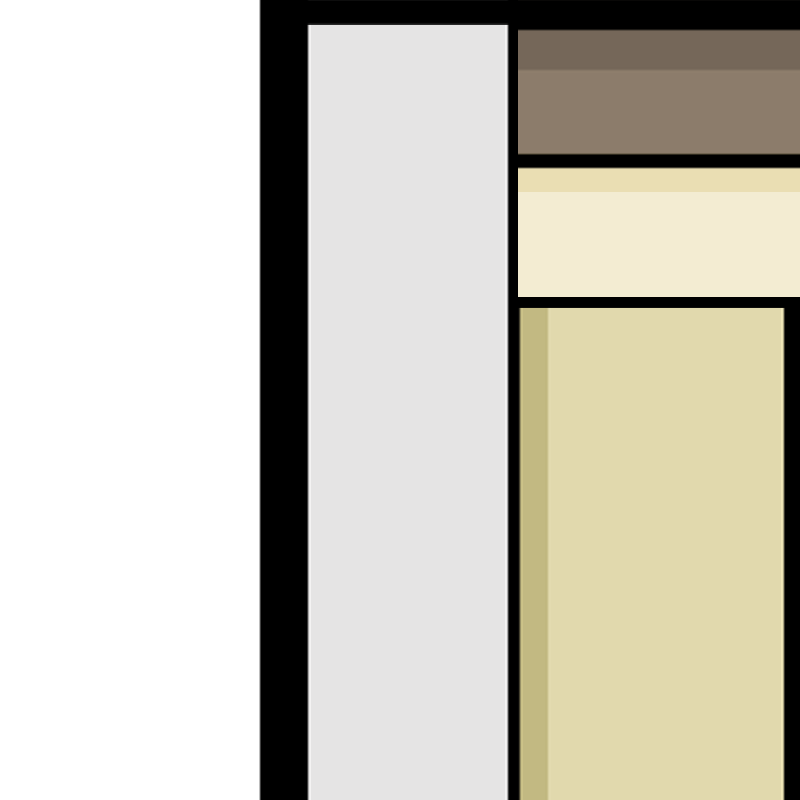
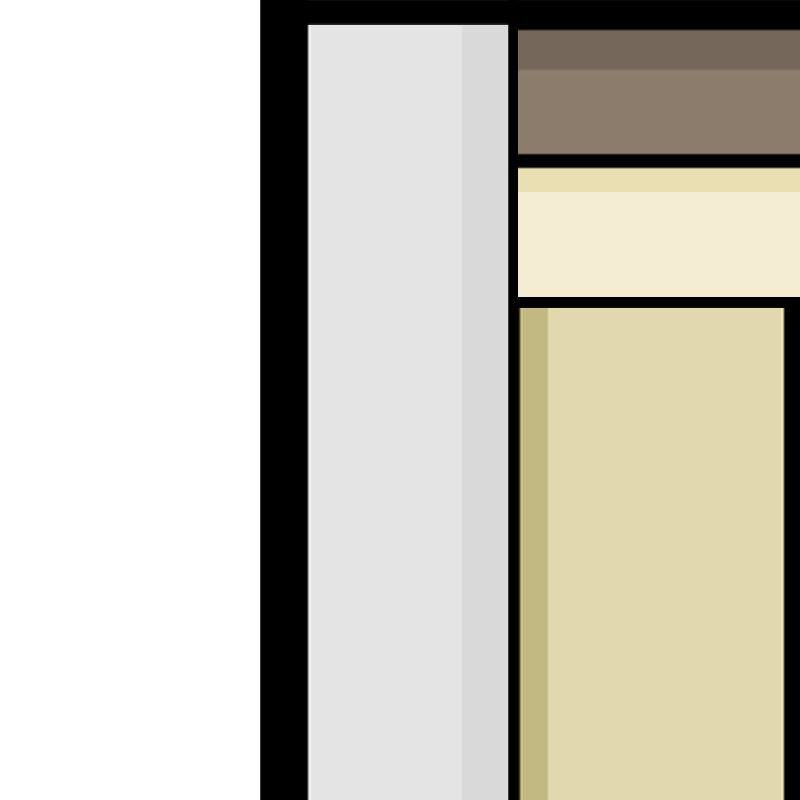
The second 800 x 800 image is a revision of the first. Changes to its layers:
added layer "Layer 5" above "Layer 3" over left=462, top=25, right=508, bottom=800
removed layer "Background" over left=259, top=0, right=508, bottom=800
added layer "Layer 0" over left=462, top=25, right=508, bottom=800
